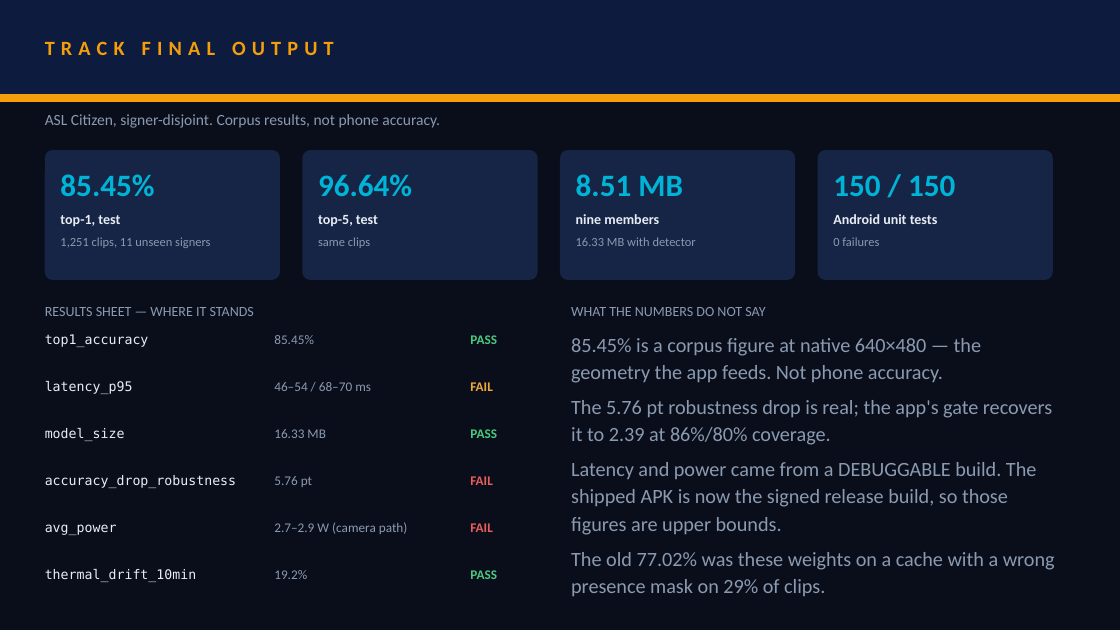
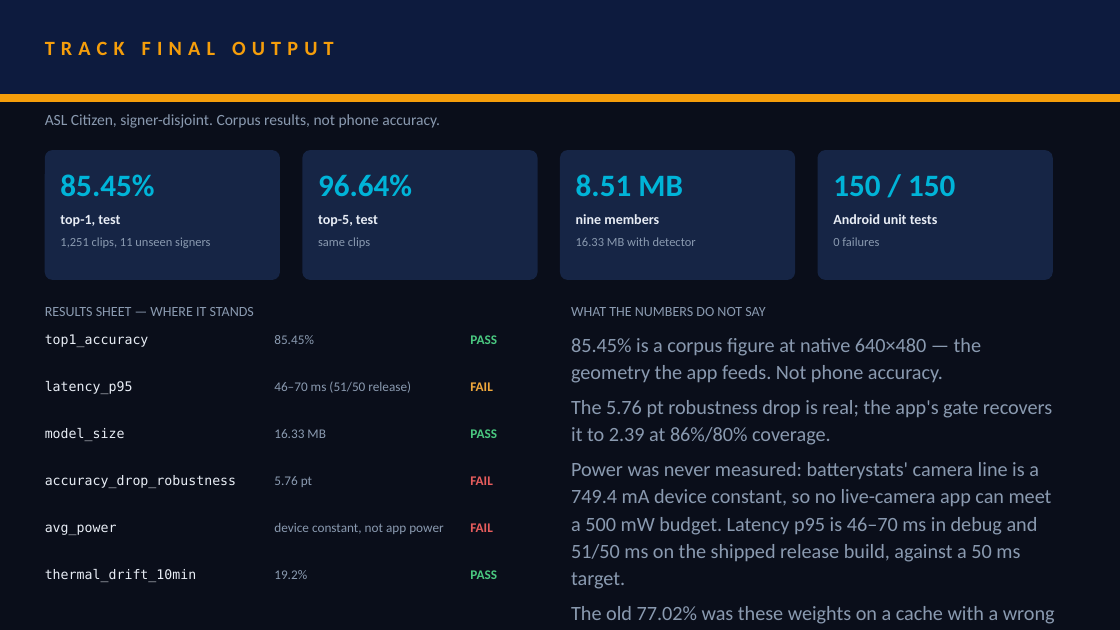
Before and after one commit to dev25bansal-ops/EchoGesture, a slide deck: slide 5 of submission/presentation/CollegeName_TeamName.pptx. Drawn at 1120x630 pixels with LibreOffice and Linux fonts; fonts in the diff are those of the drawing. Boxes give left, top, right and bottom in pixels: in the first picture for what was removed or moved away, otherwise in the second. Text is boxed around its words. In the diff, an @@ line names an element or a change of style, - is before the commit and + after.

Commit message:
deck: stop presenting a device constant as app power, and log the third robustness attempt
Slide 5 is the results sheet a judge reads, and its avg_power row said
"2.7-2.9 W (camera path) FAIL". That number is batterystats' `camera` line,
which five independent blocks in one dump prove is a PowerProfile constant
(749.4 mA to <0.2% across screen-on, screen-off and doze). Real current is not
identical across those states. The row now reads "device constant, not app
power" and the caveat carries the verified finding: 500 mW is 129 mA, so the
camera constant alone is 5.8x the budget and no live-camera app on this device
can pass it. Presenting a device constant as our own consumption was the one
claim in the deck a judge could correctly call misleading.

Latency now carries the release-build p95 (51/50 ms) beside the debug figures,
and the "those figures are upper bounds" caveat is gone because it is no longer
true of the release build.

Both files re-exported through PowerPoint COM so the PPTX and PDF cannot
diverge; slide 5 re-rendered to PNG and checked for overlap at 1400x788 (the
first attempt pushed the latency value into the FAIL column and overflowed the
right column off the slide; the value box is 1.80in and the fix was to shorten
the value and move the detail into the prose).

Also adds the third robustness intervention to the occlusion evidence. Gap-
filling interior gaps was measured on the full 1,251-clip split and does not
pass: best variant +5.04 (0.04 over the line) and it costs 1.12 points of clean
accuracy. Narrowing to occlusion-length gaps makes it worse (+8.07), so the
small gain came from smoothing detector flicker, not from occlusion. The reason
is the useful part: 34 of 59 real clips contain interior MediaPipe gaps, so an
absent hand is signal the model uses, not noise to be tidied -- which is also
why the retrain and the presence-hold both lost.

EXPERIMENTS.md gets a dated status banner. Its header claimed "the shipped
baseline is a 4-model ensemble at 72.78%" on 1,249 clips; the shipped artifact
is 9 members at 85.45% on 1,251. Nothing retracted, everything dated.

```diff
--- a/submission/presentation/CollegeName_TeamName.pptx
+++ b/submission/presentation/CollegeName_TeamName.pptx
@@ text at bbox=[274, 381, 411, 393]: text changed @@
-46–54 / 68–70 ms
+46–70 ms (51/50 release)
@@ text at bbox=[571, 462, 1052, 589]: text changed @@
-Latency and power came from a DEBUGGABLE build. The shipped APK is now the signed release build, so those figures are upper bounds.
+Power was never measured: batterystats' camera line is a 749.4 mA device constant, so no live-camera app can meet a 500 mW budget. Latency p95 is 46–70 ms in debug and 51/50 ms on the shipped release build, against a 50 ms target.
@@ text at bbox=[274, 523, 443, 534]: text changed @@
-2.7–2.9 W (camera path)
+device constant, not app power
```
Also in this commit, not shown: 5 other files.
